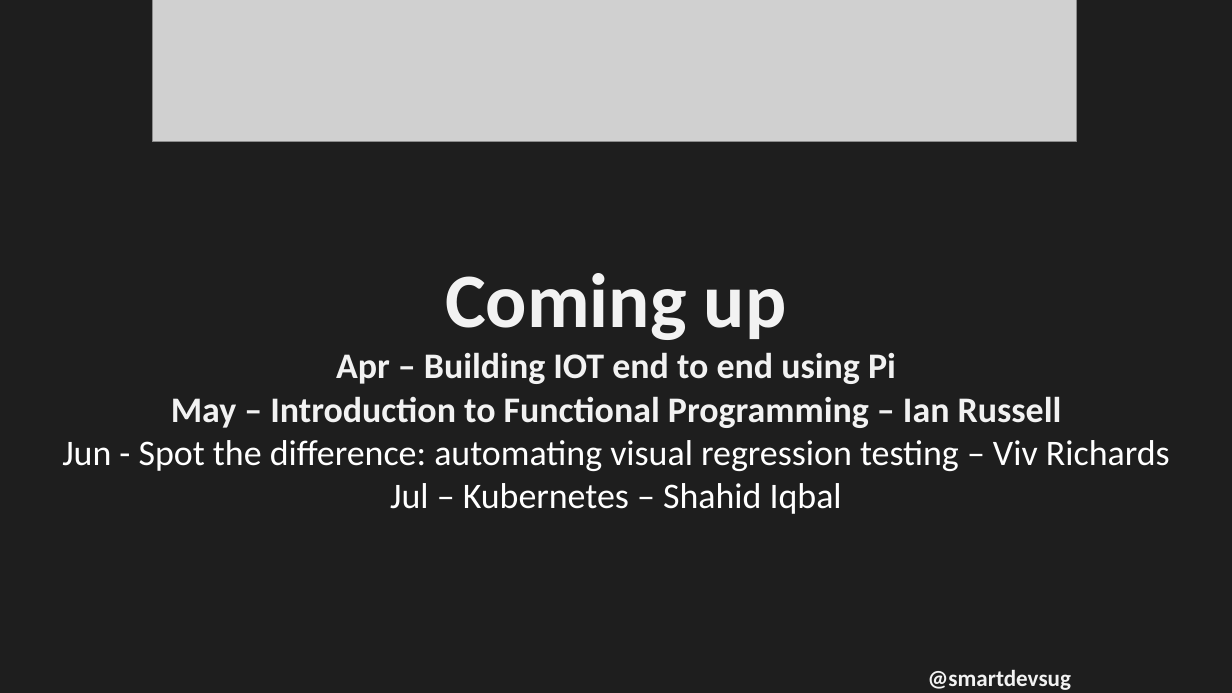
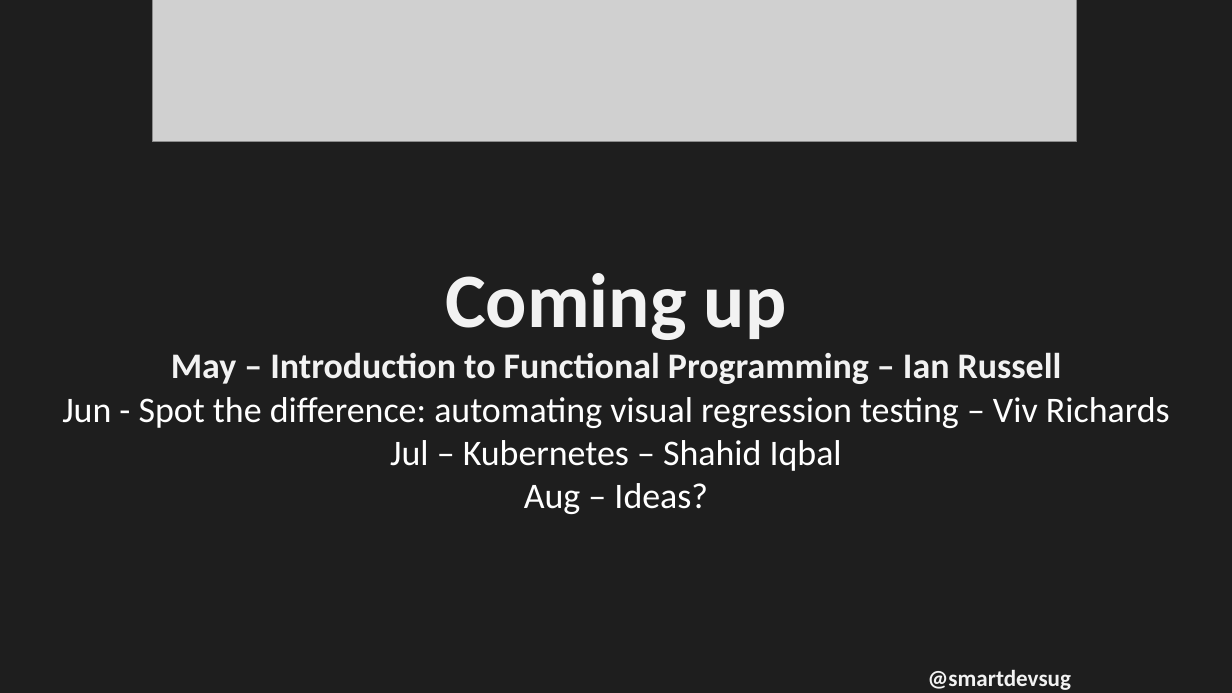
Before and after one commit to rippo/smartdevs, a slide deck: slide 5 of WelcomePresentation-SmartDevs.pptx. Drawn at 1232x693 pixels with LibreOffice and Linux fonts; fonts in the diff are those of the drawing; grey boxes stand for pictures. Boxes give left, top, right and bottom in pixels: in the first picture for what was removed or moved away, otherwise in the second. Text is boxed around its words. In the diff, an @@ line names an element or a change of style, - is before the commit and + after.

```diff
--- a/WelcomePresentation-SmartDevs.pptx
+++ b/WelcomePresentation-SmartDevs.pptx
@@ text at <box>336,352,896,384</box>: paragraph removed @@
-Apr – Building IOT end to end using Pi
@@ text at <box>524,483,708,514</box>: paragraph added @@
+Aug – Ideas?
```
Also in this commit, not shown: 2 other slides changed.
